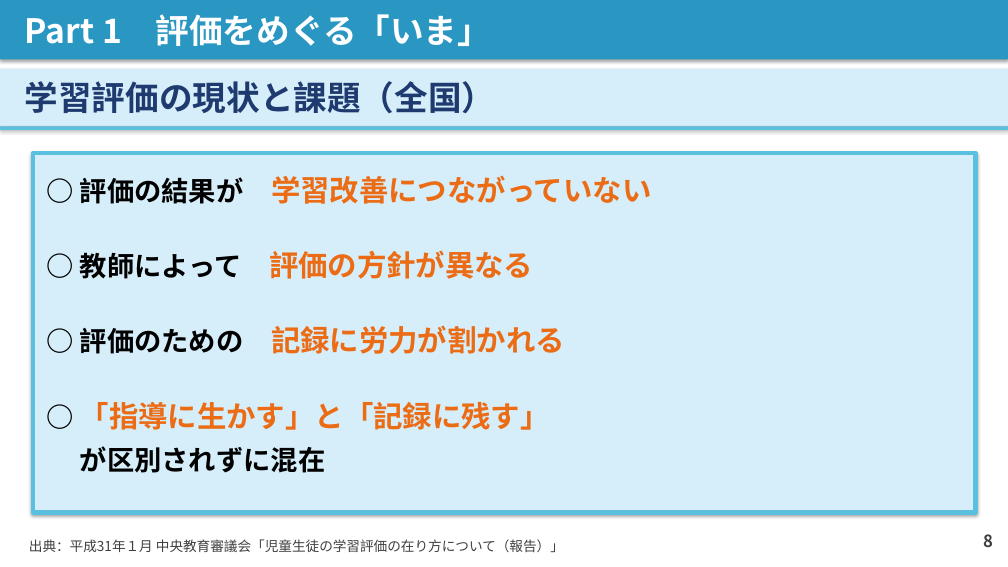
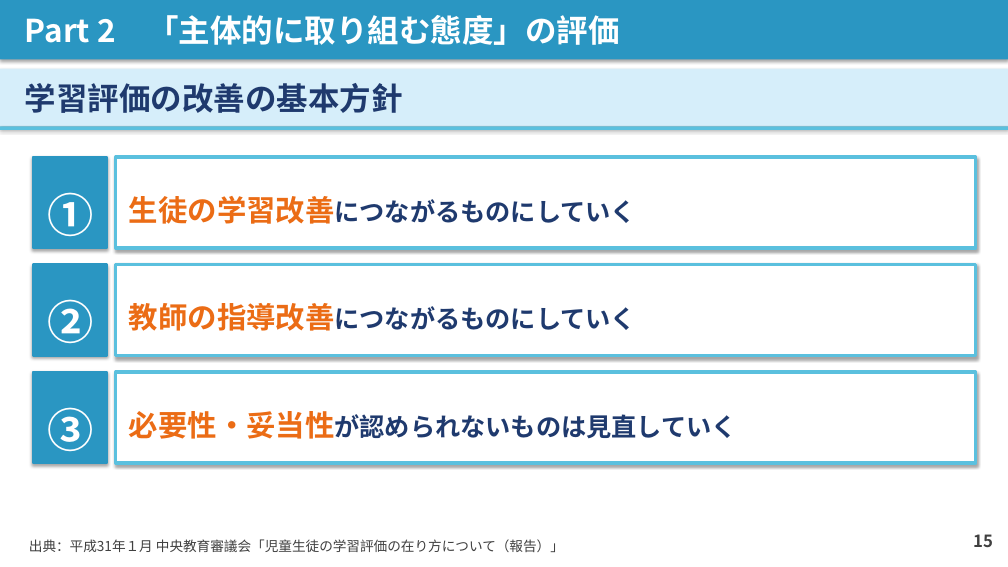
Before and after one commit to contynet730-star/con30, a slide deck: slide 15 of 講義スライド_石神井南中_20260603.pptx (slide 8 before the commit). Drawn at 1008x567 pixels with LibreOffice and Linux fonts; fonts in the diff are those of the drawing. Boxes give left, top, right and bottom in pixels: in the first picture for what was removed or moved away, otherwise in the second. Text is boxed around its words. In the diff, an @@ line names an element or a change of style, - is before the commit and + after.

```diff
--- a/講義スライド_石神井南中_20260603.pptx
+++ b/講義スライド_石神井南中_20260603.pptx
@@ text in rectangle at [25, 15, 619, 45]: text changed; size 32 to 30 pt @@
-Part 1 評価をめぐる「いま」
+Part 2 「主体的に取り組む態度」の評価
@@ text in rectangle at [25, 83, 403, 113]: text changed; size 32 to 30 pt @@
-学習評価の現状と課題（全国）
+学習評価の改善の基本方針
@@ rectangle removed at [33, 153, 976, 513] @@
-○ 評価の結果が 学習改善につながっていない
-○ 教師によって 評価の方針が異なる
-○ 評価のための 記録に労力が割かれる
-○ 「指導に生かす」と「記録に残す」
-が区別されずに混在
@@ rectangle added at [33, 157, 107, 248], fill #2A96C2, outline #2A96C2 2 pt, 44 pt, text #FFFFFF, bold @@
+①
@@ rectangle added at [116, 157, 975, 248], fill #FFFFFF, outline #5BC0DE 3 pt, 24 pt, text #1F3A6E, bold @@
+生徒の学習改善につながるものにしていく
@@ rectangle added at [33, 265, 107, 355], fill #2A96C2, outline #2A96C2 2 pt, 44 pt, text #FFFFFF, bold @@
+②
@@ rectangle added at [116, 265, 975, 355], fill #FFFFFF, outline #5BC0DE 3 pt, 24 pt, text #1F3A6E, bold @@
+教師の指導改善につながるものにしていく
@@ rectangle added at [33, 372, 107, 463], fill #2A96C2, outline #2A96C2 2 pt, 44 pt, text #FFFFFF, bold @@
+③
@@ rectangle added at [116, 372, 975, 463], fill #FFFFFF, outline #5BC0DE 3 pt, 24 pt, text #1F3A6E, bold @@
+必要性・妥当性が認められないものは見直していく
@@ text at [973, 534, 993, 547]: text changed @@
-8
+15
```
Also in this commit, not shown: 16 other slides changed, 13 slides added, 13 slides removed, 1 other file.
